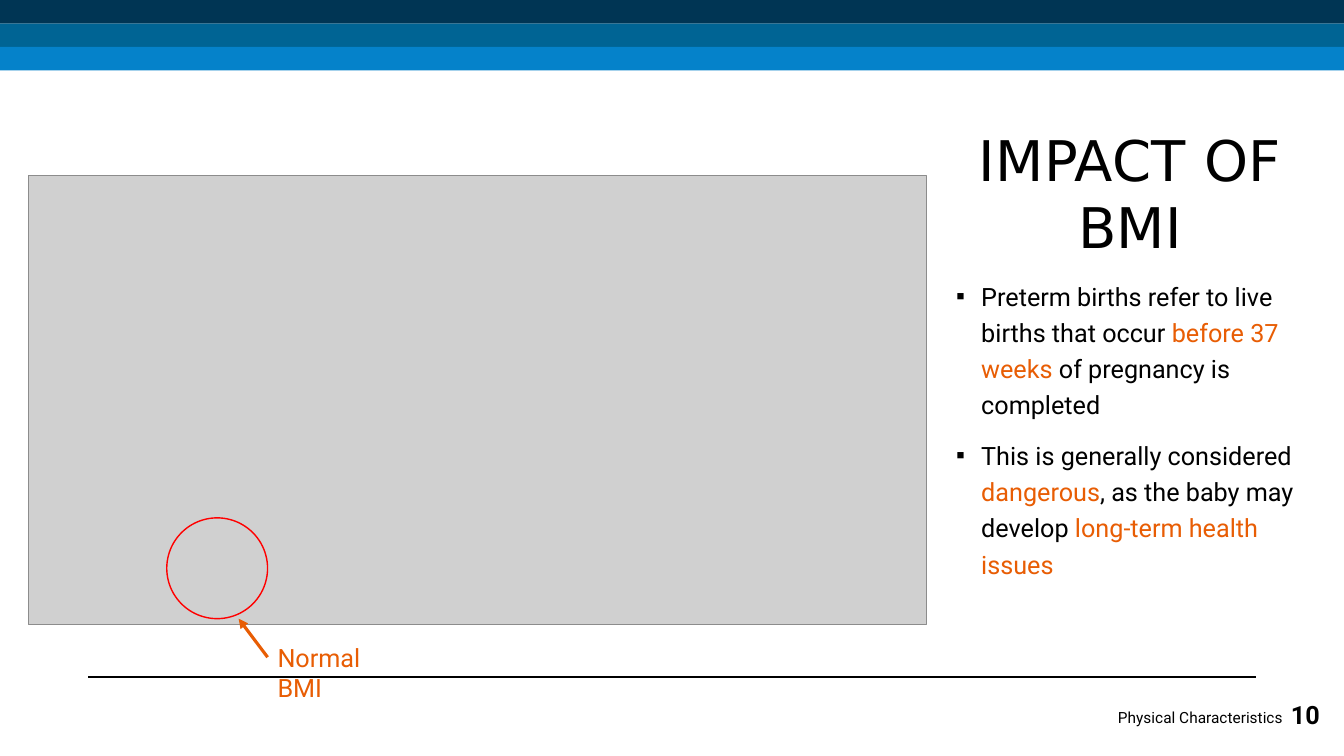
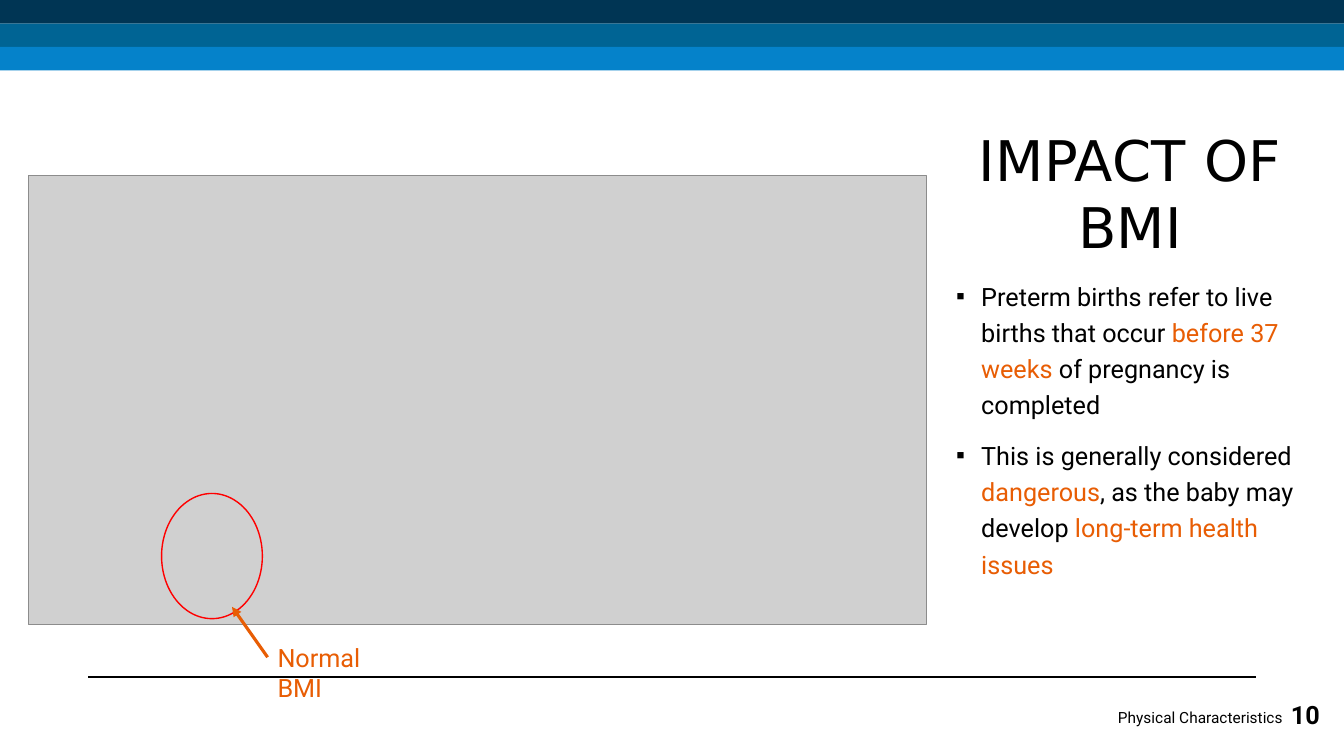
Before and after one commit to Abhijith-S-D/Pregnancy-Related_Complications_Mortality_in_US, a slide deck: slide 10 of presentation_materials/ece143-final_presentation.pptx. Drawn at 1344x756 pixels with LibreOffice and Linux fonts; fonts in the diff are those of the drawing; grey boxes stand for pictures. Boxes give left, top, right and bottom in pixels: in the first picture for what was removed or moved away, otherwise in the second. Text is boxed around its words. In the diff, an @@ line names an element or a change of style, - is before the commit and + after.

```diff
--- a/presentation_materials/ece143-final_presentation.pptx
+++ b/presentation_materials/ece143-final_presentation.pptx
@@ ellipse: place and size @@
-ellipse at <box>166,518,267,619</box>
+ellipse at <box>161,494,262,619</box>
@@ arrow moved from (267, 657) - (239, 619) to (267, 657) - (232, 607) @@
```
Also in this commit, not shown: 1 other slide changed.
